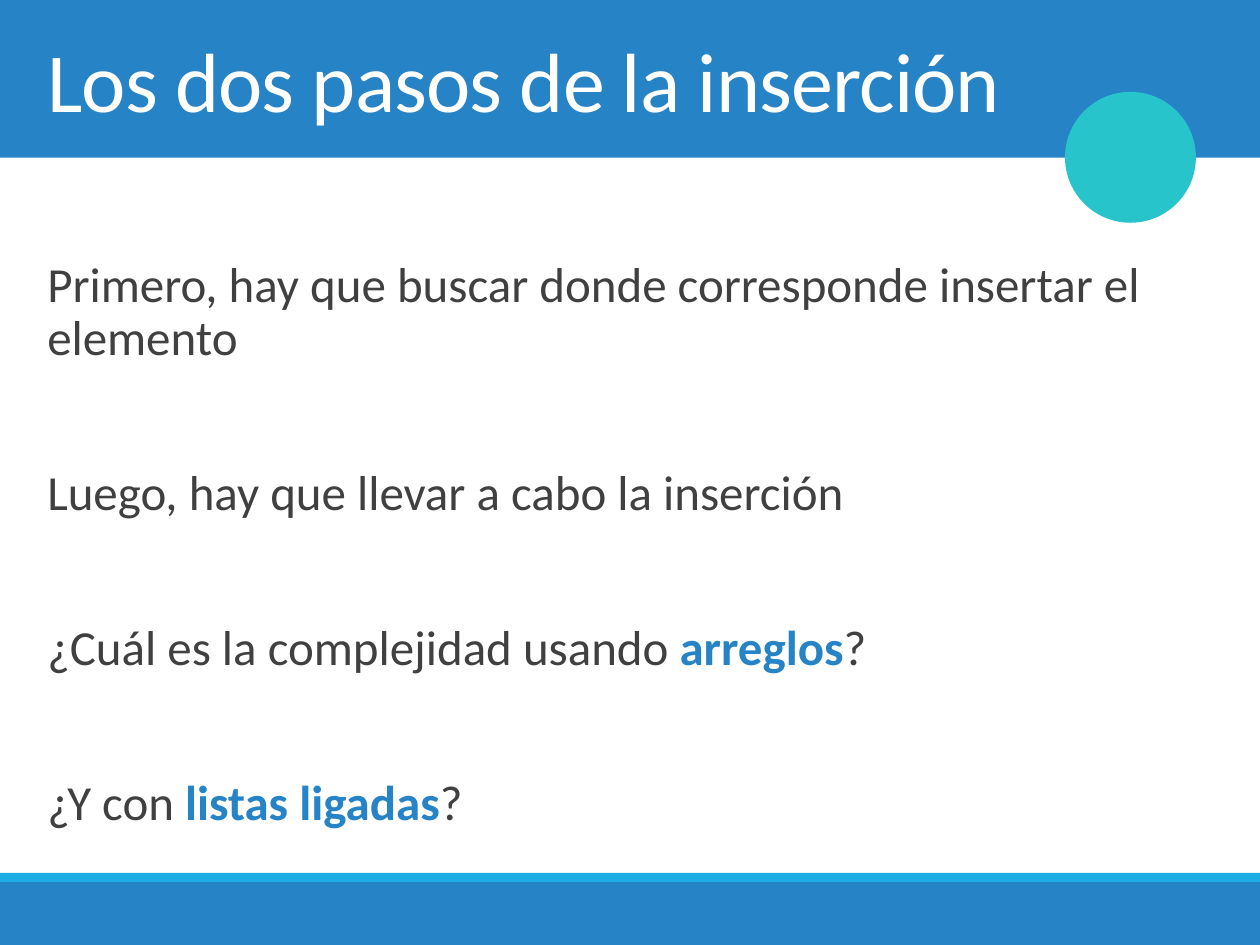
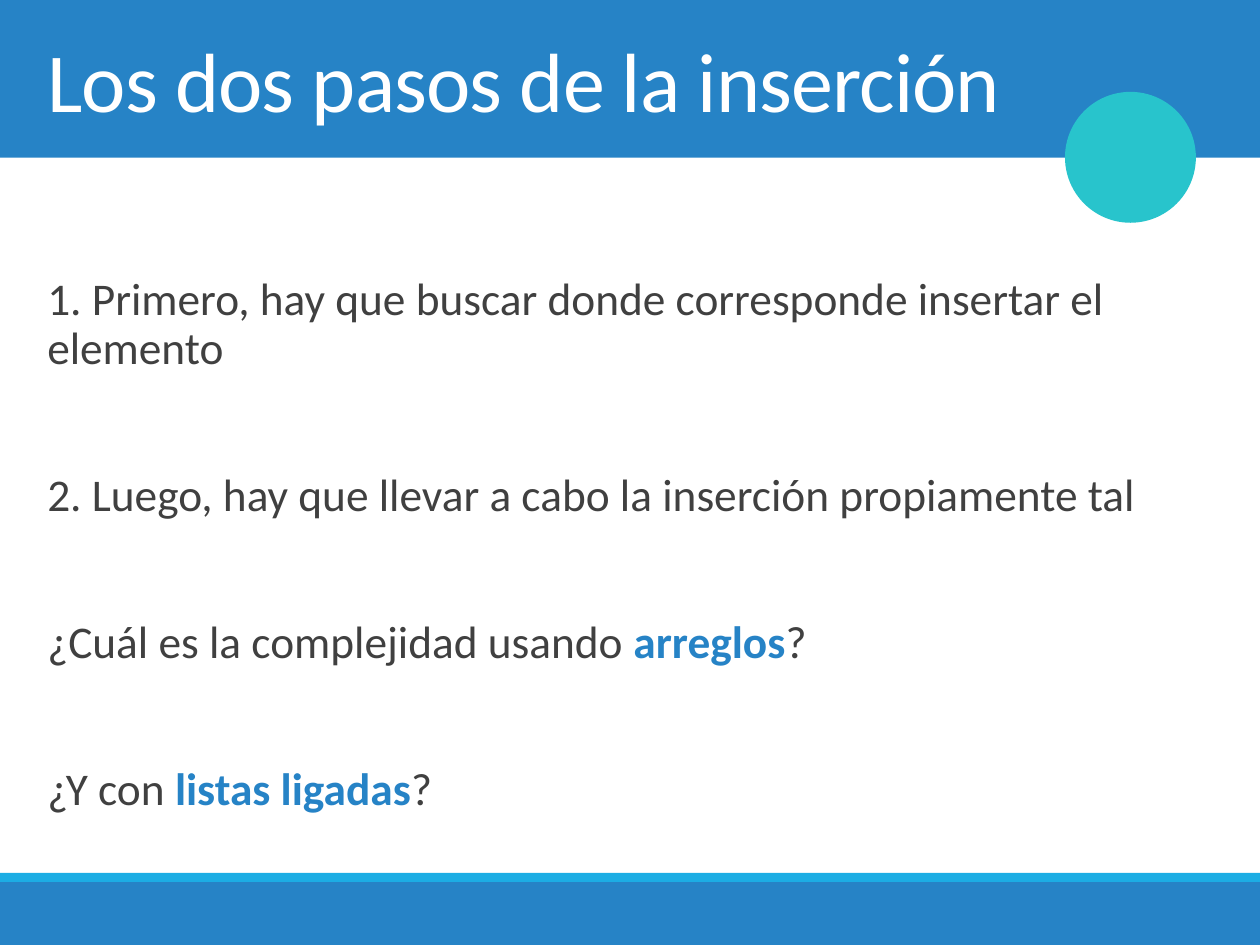
Before and after one commit to chris-carstens/2020-2, a slide deck: slide 19 of Clases/01 - Selection & Insertion sort/01. Selection & Insertion sort.pptx. Drawn at 1260x945 pixels with LibreOffice and Linux fonts; fonts in the diff are those of the drawing; background and template pictures are left out. Boxes give left, top, right and bottom in pixels: in the first picture for what was removed or moved away, otherwise in the second. Text is boxed around its words. In the diff, an @@ line names an element or a change of style, - is before the commit and + after.

```diff
--- a/Clases/01 - Selection & Insertion sort/01. Selection & Insertion sort.pptx
+++ b/Clases/01 - Selection & Insertion sort/01. Selection & Insertion sort.pptx
@@ text at <box>47,283,1135,519</box>: text changed; size 28 to 25.9 pt @@
-Primero, hay que buscar donde corresponde insertar el elemento
-Luego, hay que llevar a cabo la inserción
+1. Primero, hay que buscar donde corresponde insertar el elemento
+2. Luego, hay que llevar a cabo la inserción propiamente tal
@@ text at <box>47,626,806,813</box>: size 28 to 25.9 pt in "¿Cuál es la complejidad usando arreglos?", "¿Y con listas ligadas?" @@
```
Also in this commit, not shown: 3 other slides changed, 2 slides added, 1 slide removed, 1 other file.
